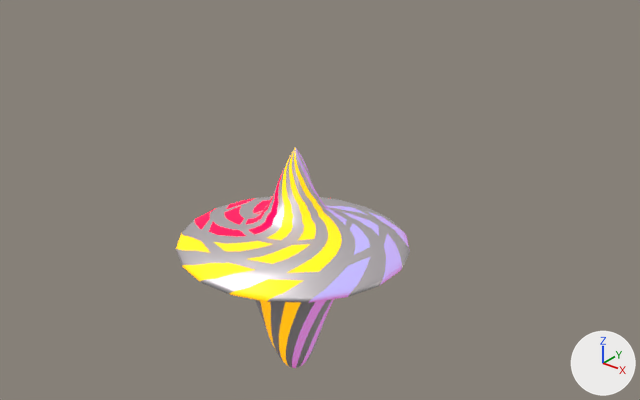
Renders of the FBX model src/threejs/assets/spin.fbx from each side of a commit.
Before and after are seen from a camera (50 mm lens) standing at (3.12, -3.65, 3.09) and looking at (0.2, 0.0, 0.82). Every picture has the same lights, and +X, +Y and +Z are marked at lower right.

Names of what the first picture shows: 'BezierCurve'.
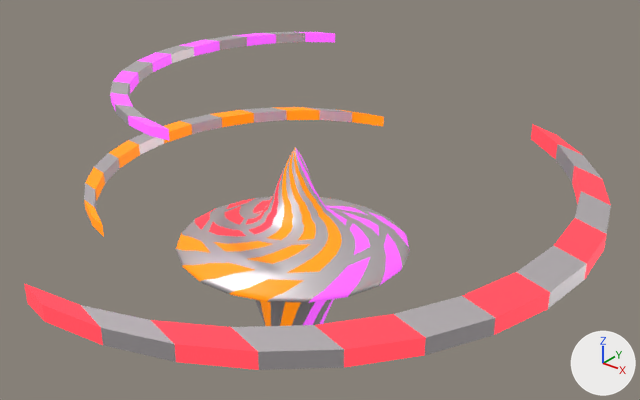
Changed parts and their boxes [x1, y1, x2, y2] in the pictures (640 x 400 px):
'BezierCurve', recoloured, surface changed, reshaped (150% wider, 53% taller): before [176, 147, 410, 368]; after [24, 32, 611, 370]
part 1 of me_beziercurve, added: after [84, 107, 384, 237]
part 2 of me_beziercurve, added: after [24, 124, 611, 370]
part 3 of me_beziercurve, added: after [110, 32, 335, 140]

The change, as a list of edits to the scene's bpy script:
```text
Change mat_blue:
    mat_blue.base_color: (0.00739, 0.594, 1.0) -> (0.863, 0.107, 0.973)  # cyan #15cbff -> pink #ef5cfc
    mat_blue.emission_color: (0.658, 0.0, 0.262) -> (0.887, 0.11, 1.0)  # pink #d4008c -> pink #f25dff
    mat_blue.emission_strength: 0.8 -> 0.6
Change mat_red:
    mat_red.base_color: (1.0, 0.0, 0.0523) -> (1.0, 0.063, 0.0887)  # pink #ff0041 -> red #ff4754
    mat_red.emission_color: (1.0, 0.0033, 0.0501) -> (1.0, 0.063, 0.0887)  # red #ff0b3f -> red #ff4754
    mat_red.emission_strength: 2.0 -> 1.0
Change mat_yellow:
    mat_yellow.base_color: (1.0, 0.838, 0.000969) -> (1.0, 0.258, 0.000607)  # yellow #ffec03 -> orange #ff8b02
    mat_yellow.emission_strength: 0.8 -> 0.6
Change me_beziercurve:
    used by ob_beziercurve; location = (0.0, 0.0, 0.0)
    remove me_beziercurve.from_pydata(...)  # 1421 vertices, 1392 faces; spans x -0.7..0.71, y -0.72..0.69, z -0.43..1.1
    add me_beziercurve.from_pydata(...)  # 1589 vertices, 1554 faces; spans x -1.24..1.8, y -1.8..1.59, z -0.43..1.53
    me_beziercurve part 1: a new loose piece of 56 vertices spanning x -1.24..-0.16, y -1.11..1.16, z 0.85..0.92
    me_beziercurve part 2: a new loose piece of 56 vertices spanning x -0.14..1.8, y -1.8..1.59, z 0.85..0.96
    me_beziercurve part 3: a new loose piece of 56 vertices spanning x -1.0..0.04, y -1.0..0.89, z 1.47..1.53
```
